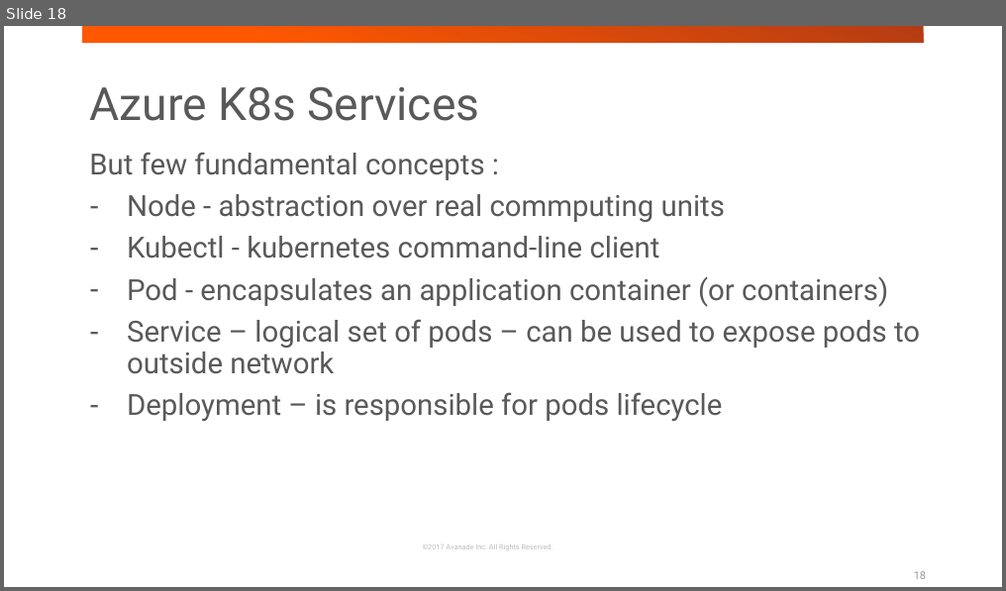
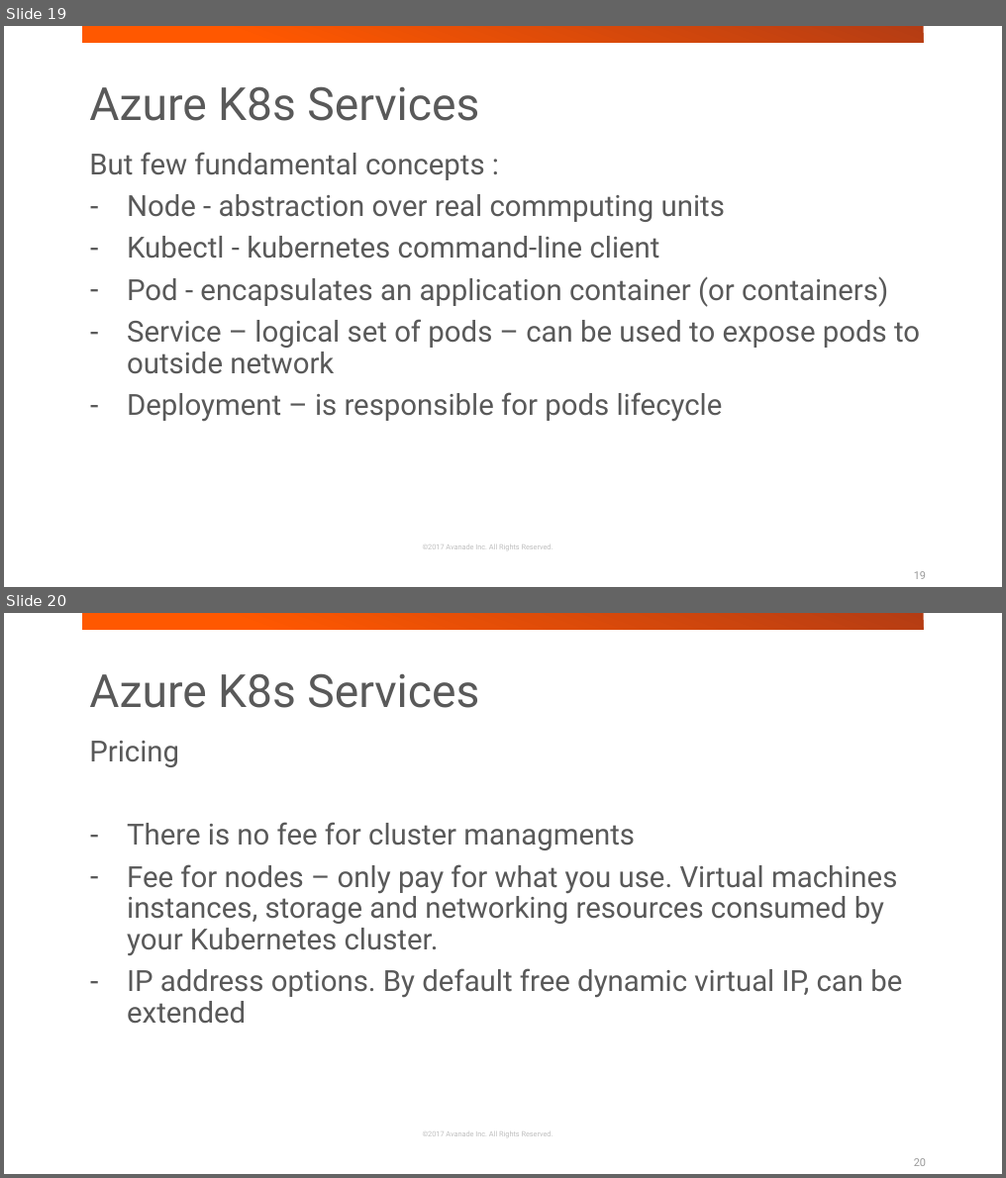
Before and after one commit to jakubgw/azure-containerization, a slide deck: azure-containerization.pptx. Shown one above the other, each under a label of ours: slide 18 before the commit, slides 19 and 20 after it. The pictures are 1006x591 and 1006x1178 pixels, drawn with LibreOffice and Linux fonts; fonts in the diff are those of the drawing; background and template pictures are left out. Boxes give left, top, right and bottom in pixels: in the first picture for what was removed or moved away, otherwise in the second. Text is boxed around its words. In the diff, an @@ line names an element or a change of style, - is before the commit and + after.

```diff
--- a/azure-containerization.pptx
+++ b/azure-containerization.pptx
@@ slide 20 added at box(4, 613, 1002, 1174), background #FFFFFF; not listed: 2 template elements that a slide beside it also shows @@
@@ text added at box(89, 673, 479, 708), 44 pt, text #595959 @@
+Azure K8s Services
@@ text added at box(89, 741, 902, 1024), 28 pt, text #595959 @@
+Pricing
+– There is no fee for cluster managments
+– Fee for nodes – only pay for what you use. Virtual machines instances, storage and networking resources consumed by your Kubernetes cluster.
+– IP address options. By default free dynamic virtual IP, can be extended
@@ page number added at box(914, 1158, 926, 1166), 10.5 pt, text #9B9B9B @@
+20
@@ what was slide 18 is now slide 19 @@
```
Also in this commit, not shown: 1 slide changed, 4 other slides added, 1 slide removed, 6 other files.
